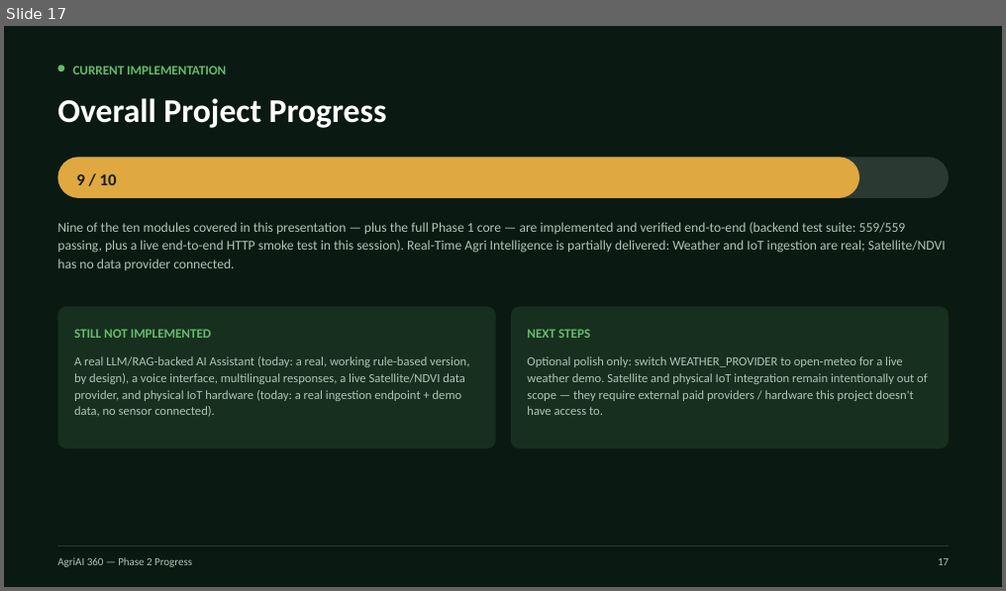
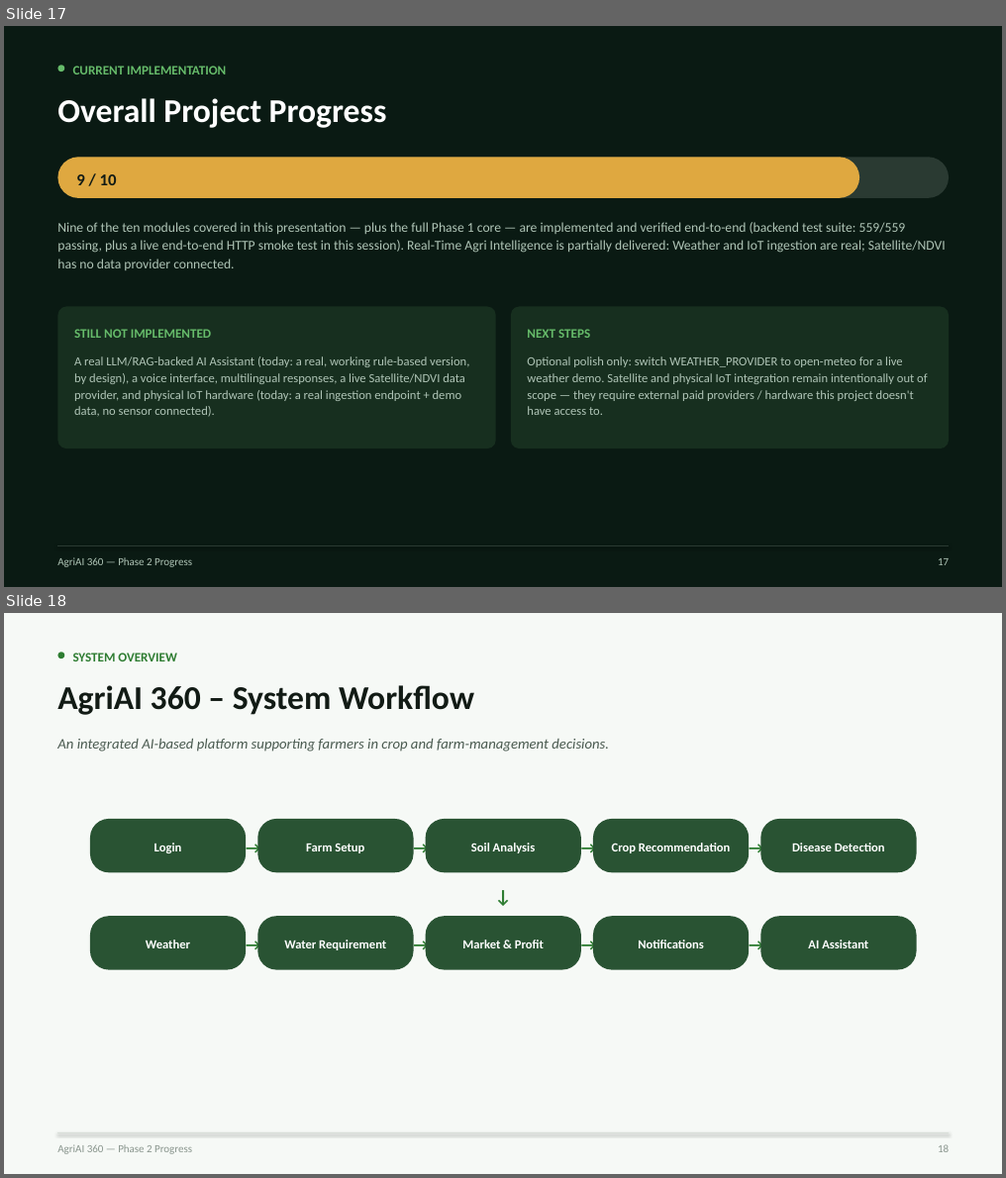
Before and after one commit to HarsheelSGowda/agri-ai-360, a slide deck: AgriAI360_Phase2_Presentation.pptx. Shown one above the other, each under a label of ours: slide 17 before the commit, slides 17 and 18 after it. The pictures are 1006x591 and 1006x1178 pixels, drawn with LibreOffice and Linux fonts; fonts in the diff are those of the drawing. Boxes give left, top, right and bottom in pixels: in the first picture for what was removed or moved away, otherwise in the second. Text is boxed around its words. In the diff, an @@ line names an element or a change of style, - is before the commit and + after.

```diff
--- a/AgriAI360_Phase2_Presentation.pptx
+++ b/AgriAI360_Phase2_Presentation.pptx
@@ slide 18 added at [4,613,1002,1174], background #FFFFFF @@
@@ rectangle added at [4,613,1002,1174], fill #F6F9F6 @@
@@ ellipse added at [57,652,64,659], fill #2E7D32 @@
@@ text added at [73,653,177,662], 12.5 pt, text #2E7D32, bold @@
+SYSTEM OVERVIEW
@@ text added at [57,685,474,715], 32 pt, text #121B15, bold @@
+AgriAI 360 – System Workflow
@@ text added at [57,739,609,752], 14 pt, text #4A5A50, italic @@
+An integrated AI-based platform supporting farmers in crop and farm-management decisions.
@@ rounded rectangle added at [90,819,246,872], fill #295333, 12 pt, text #FFFFFF, bold @@
+Login
@@ text added at [246,819,257,872], 16 pt, text #2E7D32, bold @@
+→
@@ rounded rectangle added at [257,819,414,872], fill #295333, 12 pt, text #FFFFFF, bold @@
+Farm Setup
@@ text added at [414,819,426,872], 16 pt, text #2E7D32, bold @@
+→
@@ rounded rectangle added at [426,819,581,872], fill #295333, 12 pt, text #FFFFFF, bold @@
+Soil Analysis
@@ text added at [581,819,593,872], 16 pt, text #2E7D32, bold @@
+→
@@ rounded rectangle added at [593,819,748,872], fill #295333, 12 pt, text #FFFFFF, bold @@
+Crop Recommendation
@@ text added at [748,819,761,872], 16 pt, text #2E7D32, bold @@
+→
@@ rounded rectangle added at [761,819,917,872], fill #295333, 12 pt, text #FFFFFF, bold @@
+Disease Detection
@@ text added at [57,882,948,909], 18 pt, text #2E7D32, bold @@
+↓
@@ rounded rectangle added at [90,916,246,970], fill #295333, 12 pt, text #FFFFFF, bold @@
+Weather
@@ text added at [246,916,257,970], 16 pt, text #2E7D32, bold @@
+→
@@ rounded rectangle added at [257,916,414,970], fill #295333, 12 pt, text #FFFFFF, bold @@
+Water Requirement
@@ text added at [414,916,426,970], 16 pt, text #2E7D32, bold @@
+→
@@ rounded rectangle added at [426,916,581,970], fill #295333, 12 pt, text #FFFFFF, bold @@
+Market & Profit
@@ text added at [581,916,593,970], 16 pt, text #2E7D32, bold @@
+→
@@ rounded rectangle added at [593,916,748,970], fill #295333, 12 pt, text #FFFFFF, bold @@
+Notifications
@@ text added at [748,916,761,970], 16 pt, text #2E7D32, bold @@
+→
@@ rounded rectangle added at [761,916,917,970], fill #295333, 12 pt, text #FFFFFF, bold @@
+AI Assistant
@@ line added from (57, 1134) to (948, 1134), #D8DED8 0.75 pt @@
@@ text added at [57,1145,192,1155], 10.5 pt, text #8A968E @@
+AgriAI 360 — Phase 2 Progress
@@ text added at [938,1145,948,1153], 10.5 pt, text #8A968E @@
+18
```
Also in this commit, not shown: 1 slide changed, 1 other slide added, 1 other file.
